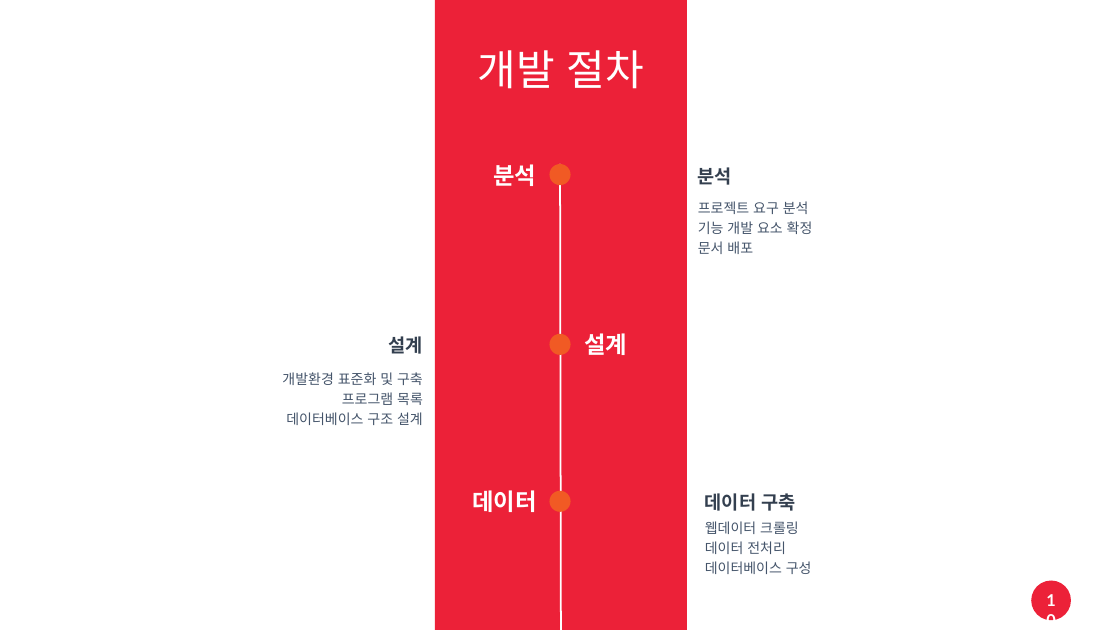
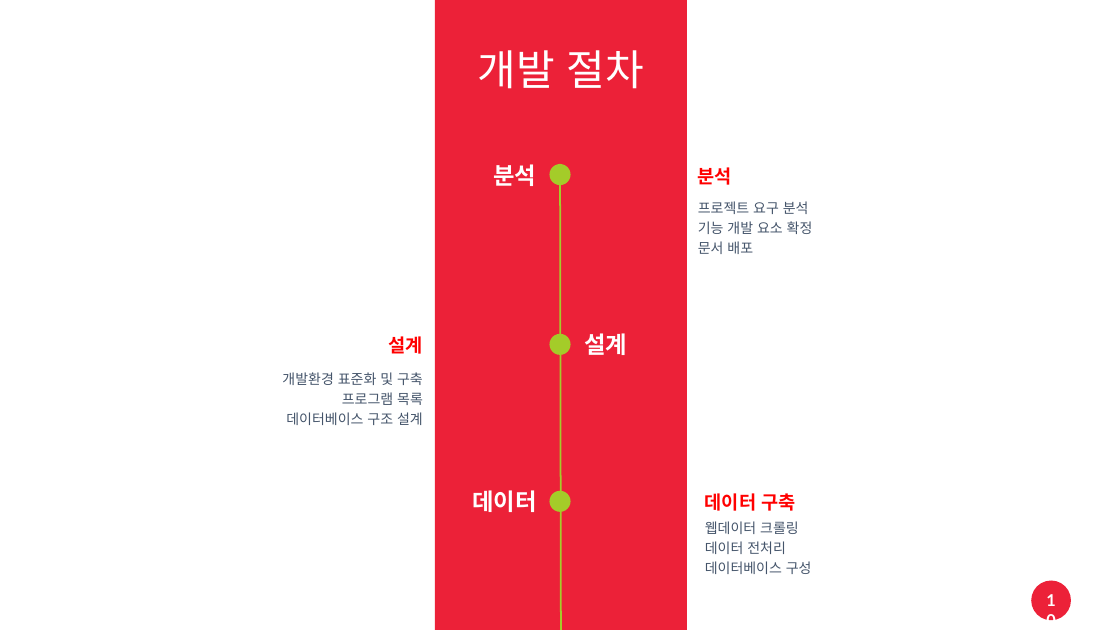
Before and after one commit to linkz73/idol_rank, a slide deck: slide 10 of 자료/프로젝트.pptx. Drawn at 1120x630 pixels with LibreOffice and Linux fonts; fonts in the diff are those of the drawing. Boxes give left, top, right and bottom in pixels: in the first picture for what was removed or moved away, otherwise in the second. Text is boxed around its words. In the diff, an @@ line names an element or a change of style, - is before the commit and + after.

```diff
--- a/자료/프로젝트.pptx
+++ b/자료/프로젝트.pptx
@@ line (560, 164) - (561, 630): stroke #FFFFFF 1.5 pt to #A4CC29 1.5 pt @@
@@ fill #F15A24 to #A4CC29 in 3 elements at box(549, 164, 571, 185), box(549, 334, 571, 355), box(549, 491, 571, 512) @@
@@ text colour #333F50 to #FF0000 in 3 elements at box(698, 167, 732, 185), box(389, 336, 423, 354), box(705, 493, 795, 511) @@
```
Also in this commit, not shown: 10 other slides changed.
